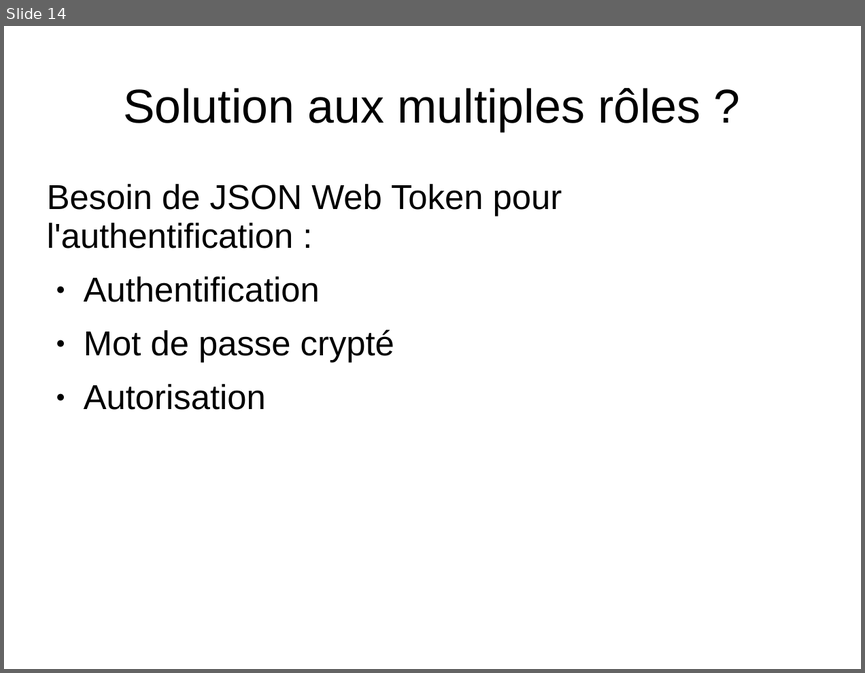
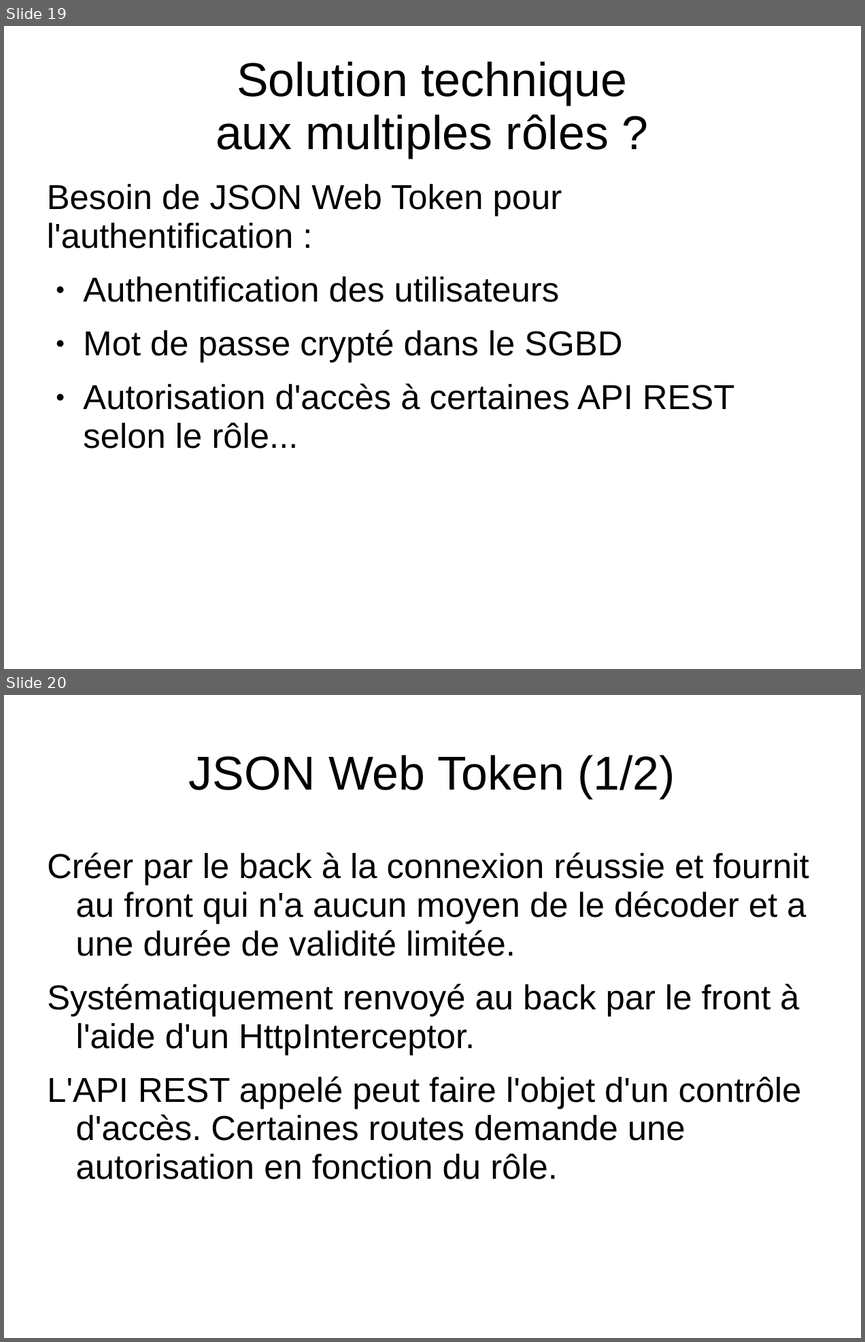
Before and after one commit to Wathil/POECNews, a slide deck: presentation.ppt. Shown one above the other, each under a label of ours: slide 14 before the commit, slides 19 and 20 after it. The pictures are 865x673 and 865x1342 pixels, drawn with LibreOffice and Linux fonts; fonts in the diff are those of the drawing. Boxes give left, top, right and bottom in pixels: in the first picture for what was removed or moved away, otherwise in the second. Text is boxed around its words. In the diff, an @@ line names an element or a change of style, - is before the commit and + after.

```diff
--- a/presentation.ppt
+++ b/presentation.ppt
@@ slide 20 added at <box>4,695,861,1338</box>, background #FFFFFF @@
@@ title added at <box>189,755,675,799</box>, 44 pt, text #000000 @@
+JSON Web Token (1/2)
@@ text added at <box>47,852,809,1179</box>, 32 pt, text #000000 @@
+Créer par le back à la connexion réussie et fournit au front qui n'a aucun moyen de le décoder et a une durée de validité limitée.
+Systématiquement renvoyé au back par le front à l'aide d'un HttpInterceptor.
+L'API REST appelé peut faire l'objet d'un contrôle d'accès. Certaines routes demande une autorisation en fonction du rôle.
@@ what was slide 14 is now slide 19 @@
@@ slide 19 changed as well @@
@@ title at <box>215,61,628,158</box>: text changed @@
-Solution aux multiples rôles ?
+Solution technique
+aux multiples rôles ?
@@ text at <box>83,276,734,448</box>: text changed @@
-● Authentification
-● Mot de passe crypté
-● Autorisation
+● Authentification des utilisateurs
+● Mot de passe crypté dans le SGBD
+● Autorisation d'accès à certaines API REST selon le rôle...
```
Also in this commit, not shown: 11 other slides changed, 2 other slides added, 1 slide removed.
